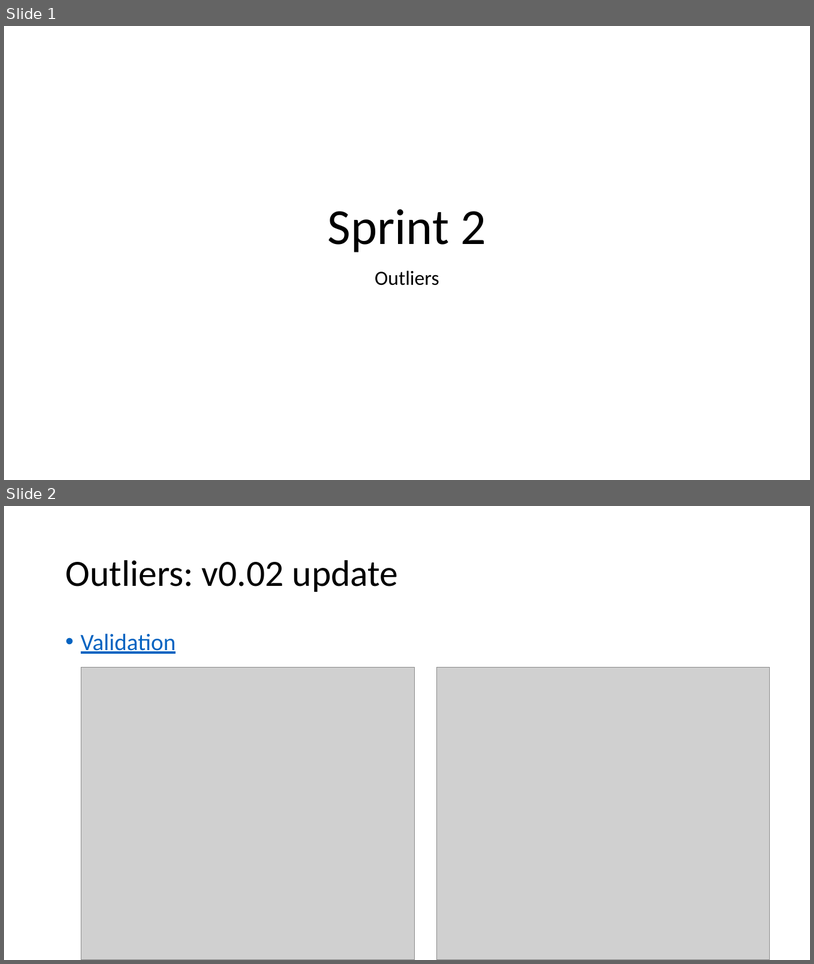
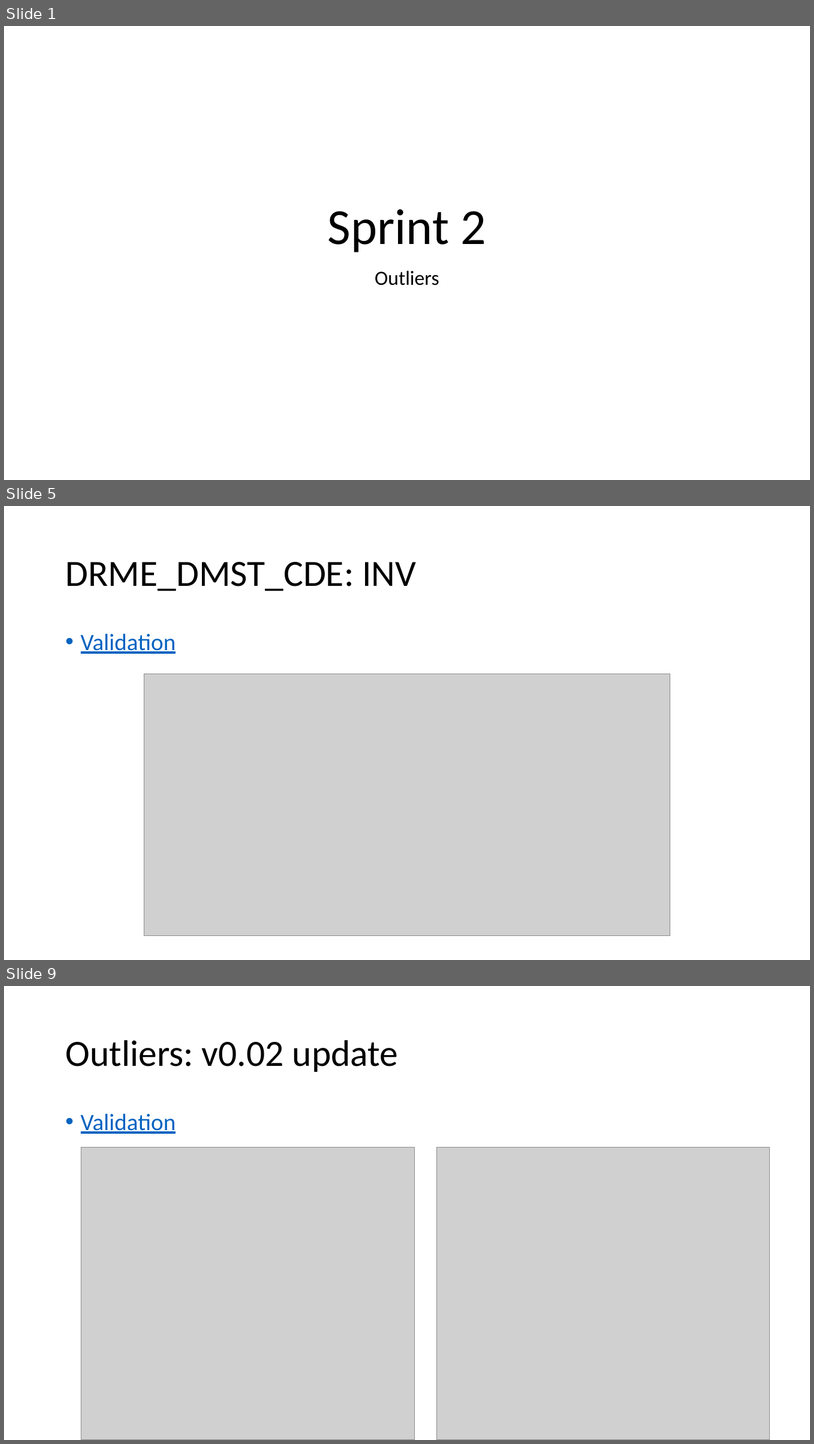
Before and after one commit to DOV-Vlaanderen/groundwater-logger-validation, a slide deck: presentation/groundwater_followup.pptx. Shown one above the other, each under a label of ours: slides 1 and 2 before the commit, slides 1, 5 and 9 after it; the slides between them are not shown. The pictures are 814x964 and 814x1444 pixels, drawn with LibreOffice and Linux fonts; fonts in the diff are those of the drawing; grey boxes stand for pictures. Boxes give left, top, right and bottom in pixels: in the first picture for what was removed or moved away, otherwise in the second. Text is boxed around its words. In the diff, an @@ line names an element or a change of style, - is before the commit and + after.

Commit message:
updated with DRME_DMST_CDE

```diff
--- a/presentation/groundwater_followup.pptx
+++ b/presentation/groundwater_followup.pptx
@@ slide 5 added at (4, 506, 810, 960), background #FFFFFF @@
@@ title added at (65, 562, 416, 591), 44 pt, text #000000 @@
+DRME_DMST_CDE: INV
@@ text added at (81, 633, 176, 654), 28 pt, text #0563C1, underline @@
+• Validation
@@ picture added at (144, 673, 670, 936) @@
@@ what was slide 2 is now slide 9 @@
```
Also in this commit, not shown: 7 other slides added.
